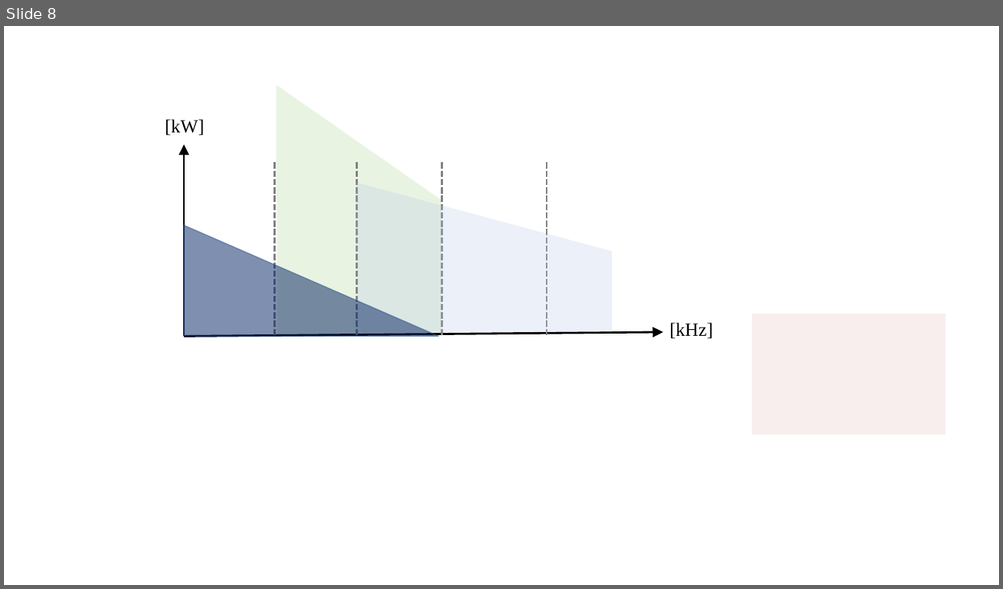
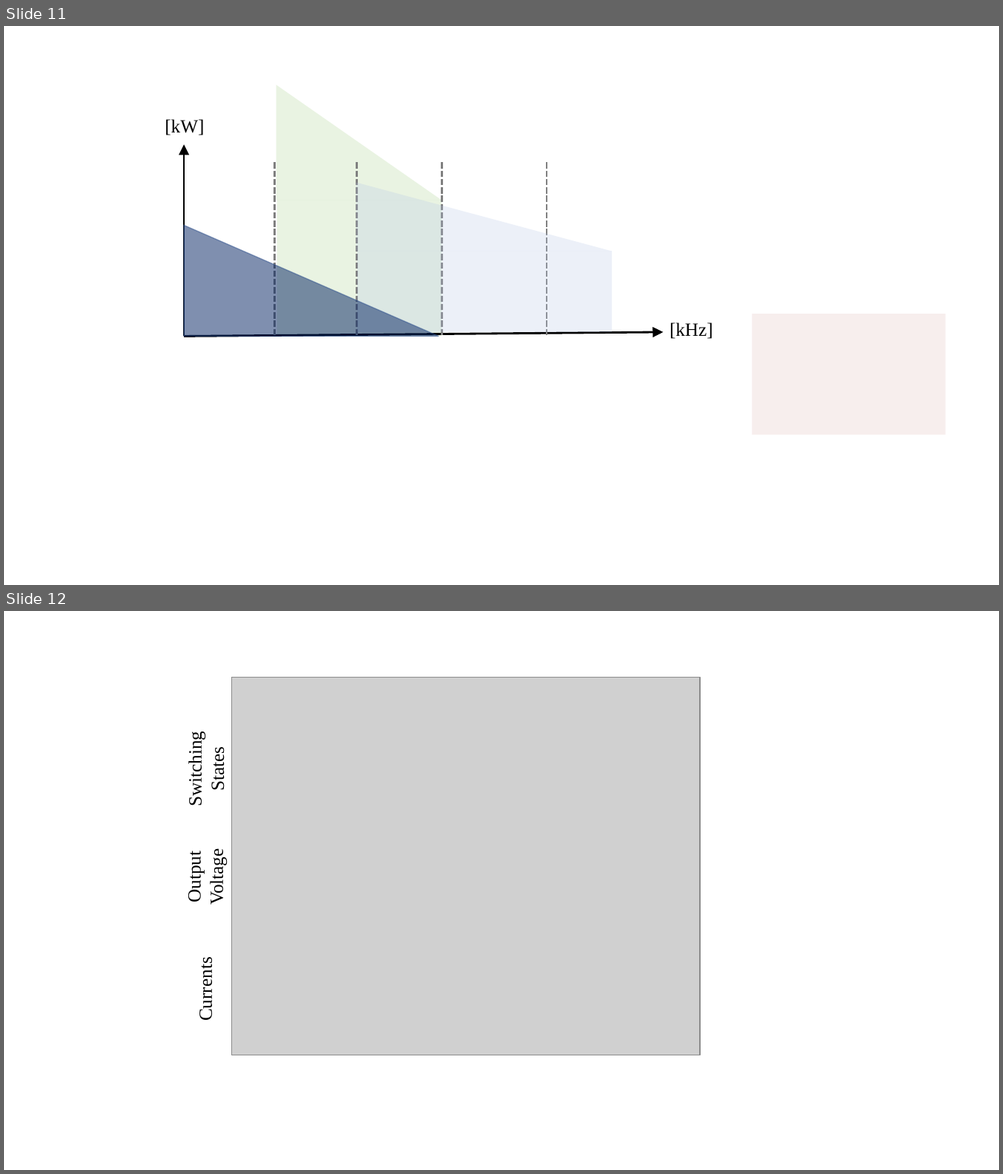
Before and after one commit to EnesAyaz/WPTMotor, a slide deck: Thesis/Visio/chapter-3/MotorDrive.pptx. Shown one above the other, each under a label of ours: slide 8 before the commit, slides 11 and 12 after it. The pictures are 1003x589 and 1003x1174 pixels, drawn with LibreOffice and Linux fonts; fonts in the diff are those of the drawing; grey boxes stand for pictures. Boxes give left, top, right and bottom in pixels: in the first picture for what was removed or moved away, otherwise in the second. Text is boxed around its words. In the diff, an @@ line names an element or a change of style, - is before the commit and + after.

```diff
--- a/Thesis/Visio/chapter-3/MotorDrive.pptx
+++ b/Thesis/Visio/chapter-3/MotorDrive.pptx
@@ slide 12 added at box(4, 611, 999, 1170), background #FFFFFF @@
@@ picture added at box(233, 677, 700, 1055) @@
@@ text added at box(185, 738, 228, 804), 18 pt, text #000000 @@
+Switching
+States
@@ text added at box(184, 854, 227, 903), 18 pt, text #000000 @@
+Output Voltage
@@ text added at box(195, 964, 216, 1020), 18 pt, text #000000 @@
+Currents
@@ what was slide 8 is now slide 11 @@
```
Also in this commit, not shown: 3 other slides added, 19 other files.
